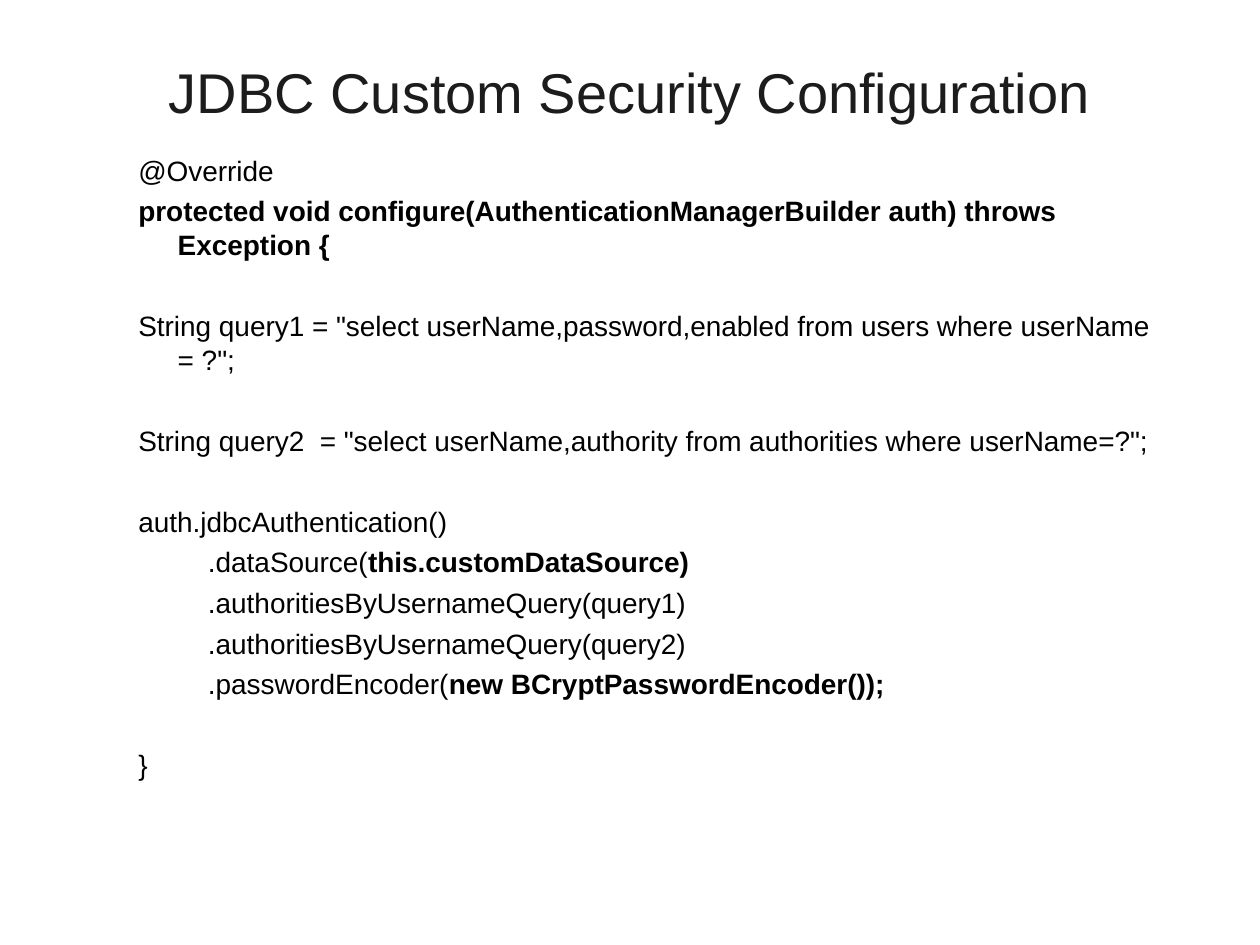
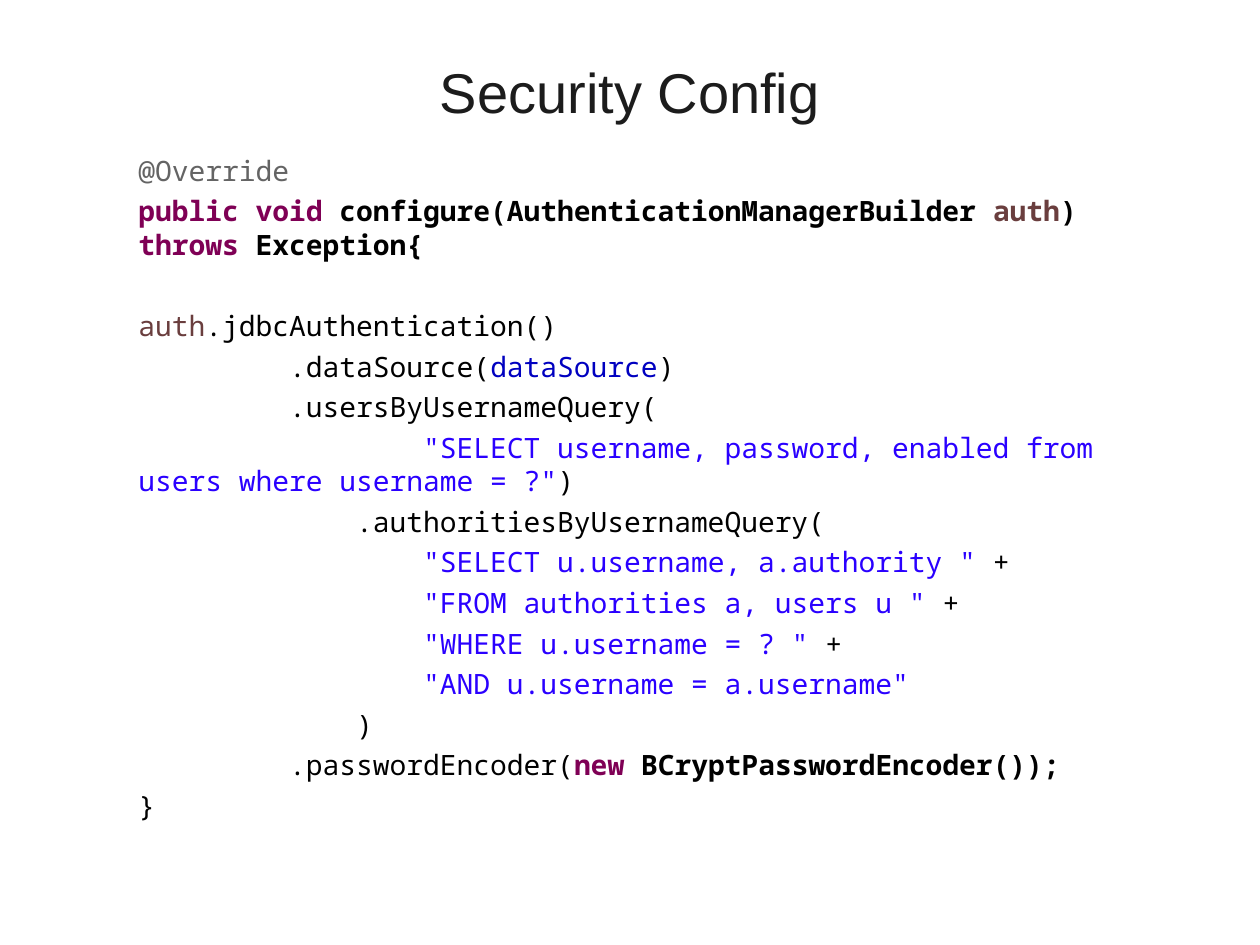
Before and after one commit to vatsank/spring_presentations, a slide deck: slide 31 of SpringMicroService_Module2_Ver01.ppt (slide 33 before the commit). Drawn at 1260x945 pixels with LibreOffice and Linux fonts; fonts in the diff are those of the drawing; background and template pictures are left out. Boxes give left, top, right and bottom in pixels: in the first picture for what was removed or moved away, otherwise in the second. Text is boxed around its words. In the diff, an @@ line names an element or a change of style, - is before the commit and + after.

```diff
--- a/SpringMicroService_Module2_Ver01.ppt
+++ b/SpringMicroService_Module2_Ver01.ppt
@@ title at [440,72,820,124]: text changed @@
-JDBC Custom Security Configuration
+Security Config
@@ text at [138,159,1060,782]: font Arial to Noto Sans Mono in "@Override", "auth.jdbcAuthentication()", ".passwordEncoder(new BCryptPasswordEncoder());", "}"; text colour #000000 to #646464 in "@Override"; text colour #000000 to #6A3E3E in "auth.jdbcAuthentication()"; text colour #000000 to #7F0055 in ".passwordEncoder(new"; indent changed @@
@@ text at [138,199,1077,262]: text changed; font Arial to Noto Sans Mono; bold on @@
-  protected void configure(AuthenticationManagerBuilder auth) throws Exception {
-  String query1 = "select userName,password,enabled from users where userName = ?";
-  String query2 = "select userName,authority from authorities where userName=?";
+  public void configure(AuthenticationManagerBuilder auth) throws Exception{
@@ text at [138,355,1093,695]: text changed; font Arial to Noto Sans Mono; text colour #000000 to #2A00FF @@
-  .dataSource(this.customDataSource)
-  .authoritiesByUsernameQuery(query1)
-  .authoritiesByUsernameQuery(query2)
+  .dataSource(dataSource)
+  .usersByUsernameQuery(
+  "SELECT username, password, enabled from users where username = ?")
+  .authoritiesByUsernameQuery(
+  "SELECT u.username, a.authority " +
+  "FROM authorities a, users u " +
+  "WHERE u.username = ? " +
+  "AND u.username = a.username"
+  )
```
Also in this commit, not shown: 25 other slides changed, 49 slides added, 5 slides removed, 2 other files.
